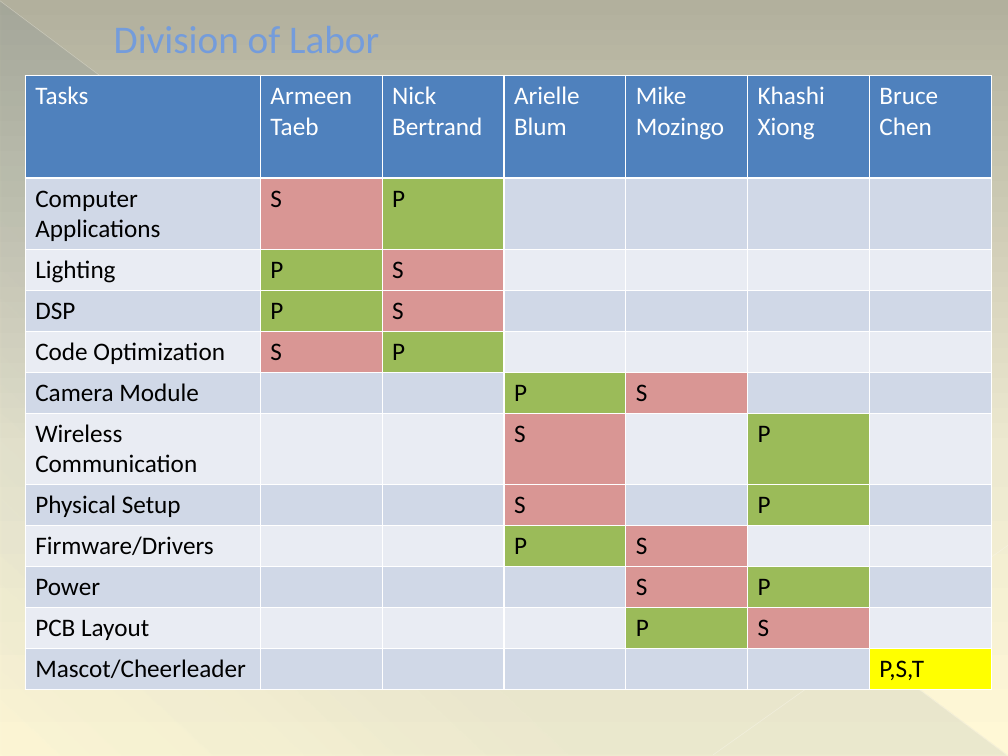
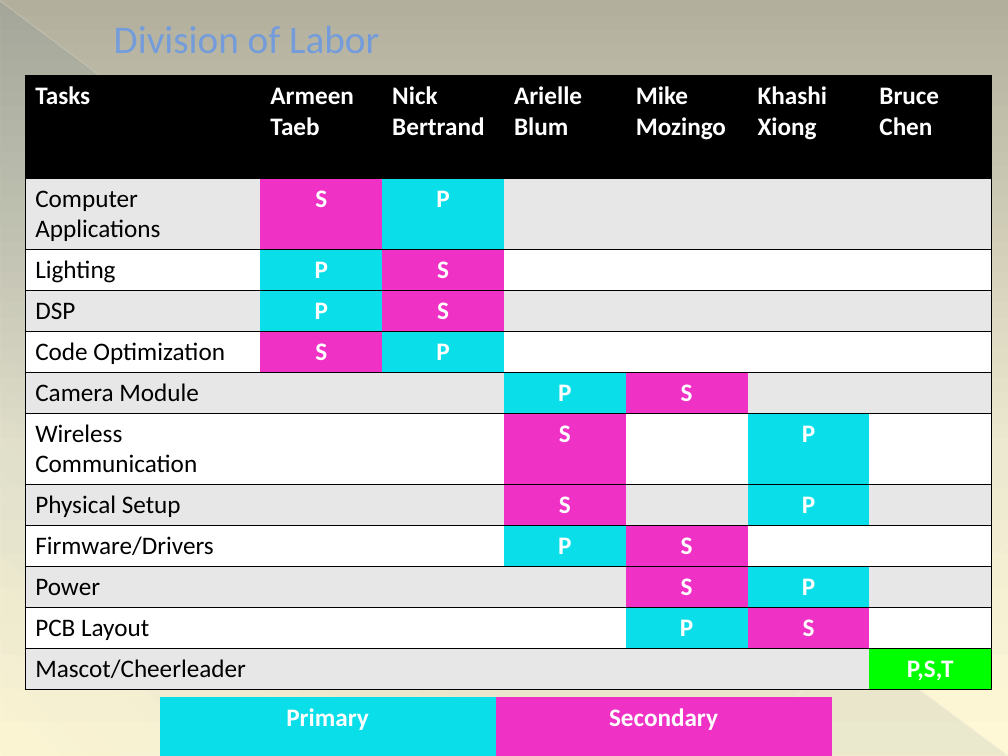
Before and after one commit to ttetelin/eyecu, a slide deck: slide 37 of PDR/PDR.pptx (slide 33 before the commit). Drawn at 1008x756 pixels with LibreOffice and Linux fonts; fonts in the diff are those of the drawing. Boxes give left, top, right and bottom in pixels: in the first picture for what was removed or moved away, otherwise in the second. Text is boxed around its words. In the diff, an @@ line names an element or a change of style, - is before the commit and + after.

```diff
--- a/PDR/PDR.pptx
+++ b/PDR/PDR.pptx
@@ table at (25,76,992,685) @@
@@ fill #4F81BD to #000000 in row 1 @@
@@ fill #D0D8E8 to #E7E7E7 in 31 cells @@
@@ fill #D99694 to #EF31C6 in 10 cells @@
@@ fill #9BBB59 to #09DEE9 in 10 cells @@
@@ fill #E9EDF4 to #FFFFFF in 25 cells @@
@@ fill #FFFF00 to #00FF00 in row 12, column 7 @@
@@ bold on in "Tasks", "Armeen Taeb", "Nick Bertrand", "Arielle Blum" and 24 more places @@
@@ text colour #000000 to #FFFFFF in "S", "P", "P", "S" and 17 more places @@
@@ alignment left to centre @@
@@ borders changed @@
@@ table added at (159,698,831,756), 1 rows, 2 columns @@
+Primary | Secondary
```
Also in this commit, not shown: 14 other slides changed, 4 slides added.
